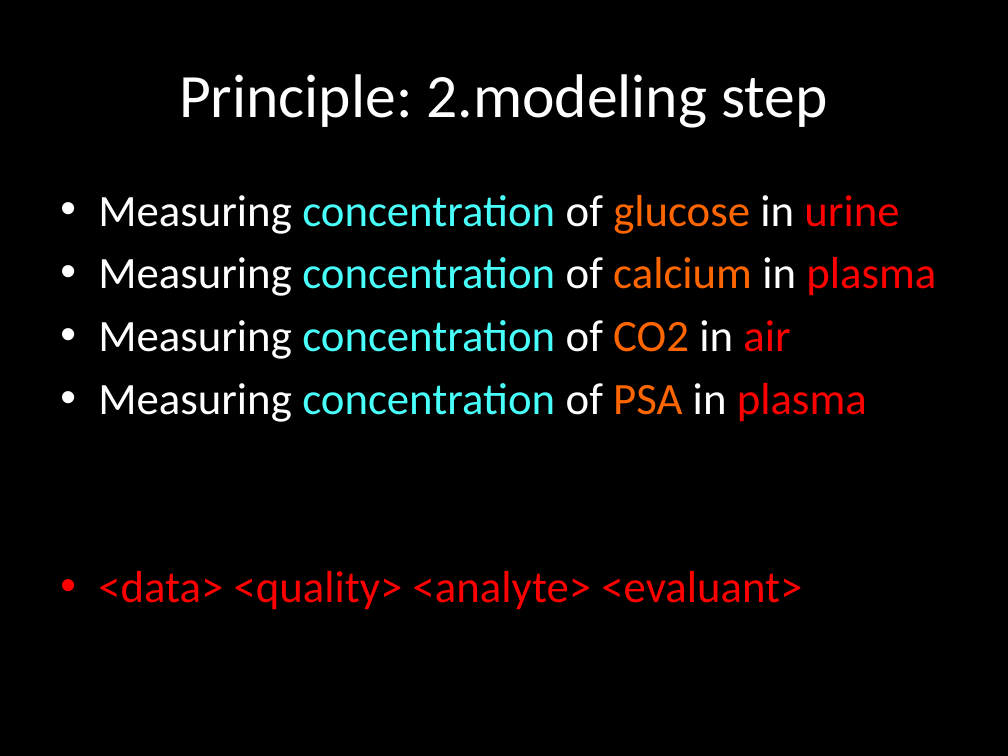
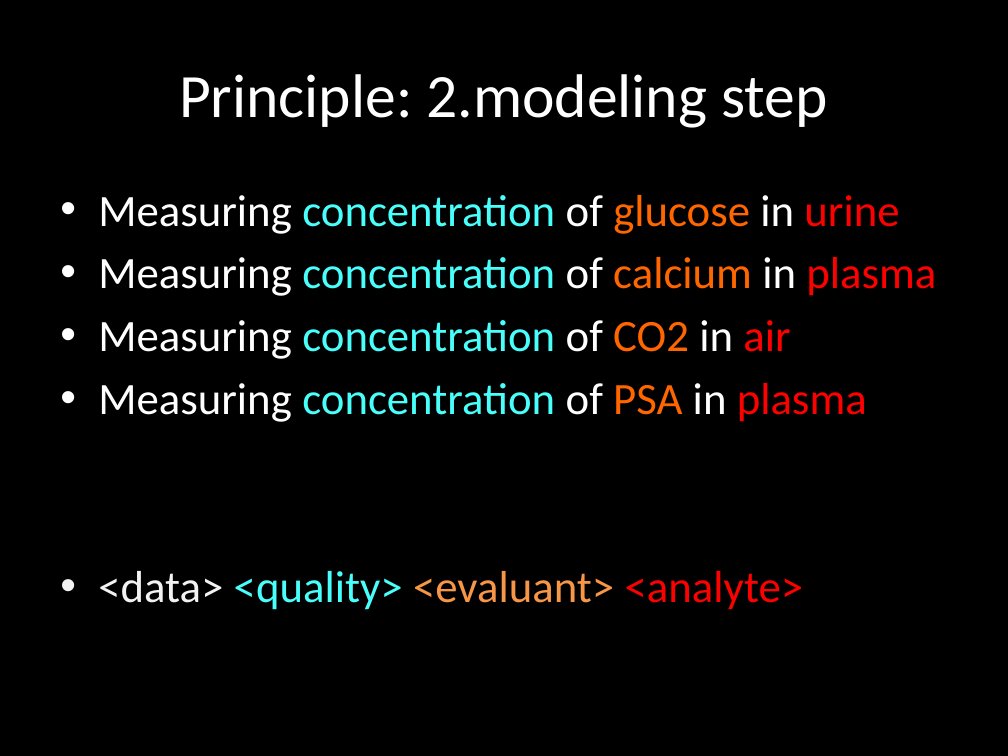
Before and after one commit to obi-ontology/obi-legacy-svn, a slide deck: slide 6 of trunk/docs/presentations/OBI tutorial July 2011 ICBO/OBI-QTT&designpatterns.pptx. Drawn at 1008x756 pixels with LibreOffice and Linux fonts; fonts in the diff are those of the drawing; background and template pictures are left out. Boxes give left, top, right and bottom in pixels: in the first picture for what was removed or moved away, otherwise in the second. Text is boxed around its words. In the diff, an @@ line names an element or a change of style, - is before the commit and + after.

```diff
--- a/trunk/docs/presentations/OBI tutorial July 2011 ICBO/OBI-QTT&designpatterns.pptx
+++ b/trunk/docs/presentations/OBI tutorial July 2011 ICBO/OBI-QTT&designpatterns.pptx
@@ text at (98,571,804,610): text changed; text colour #FF0000 to #F79646 @@
-• <data> <quality> <analyte> <evaluant>
+• <data> <quality> <evaluant> <analyte>
```
Also in this commit, not shown: 2 other slides changed, 1 slide added, 1 slide removed.
